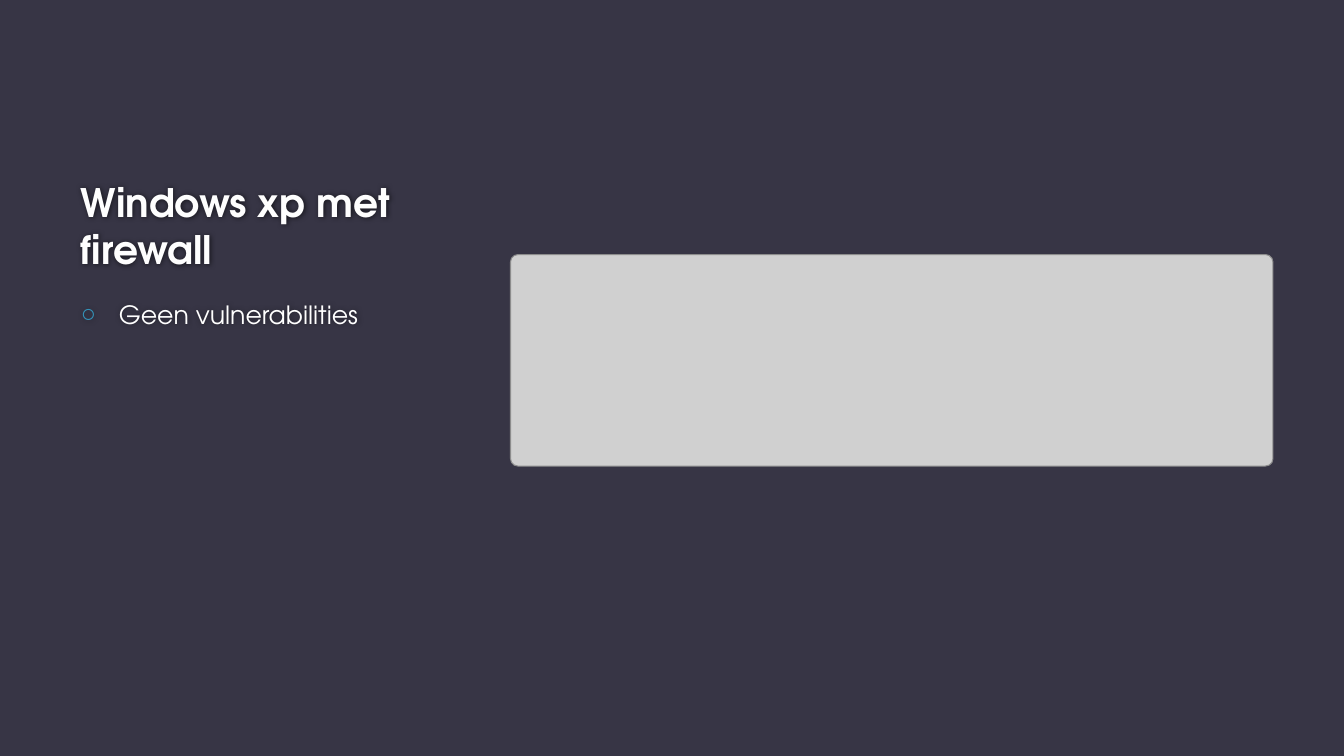
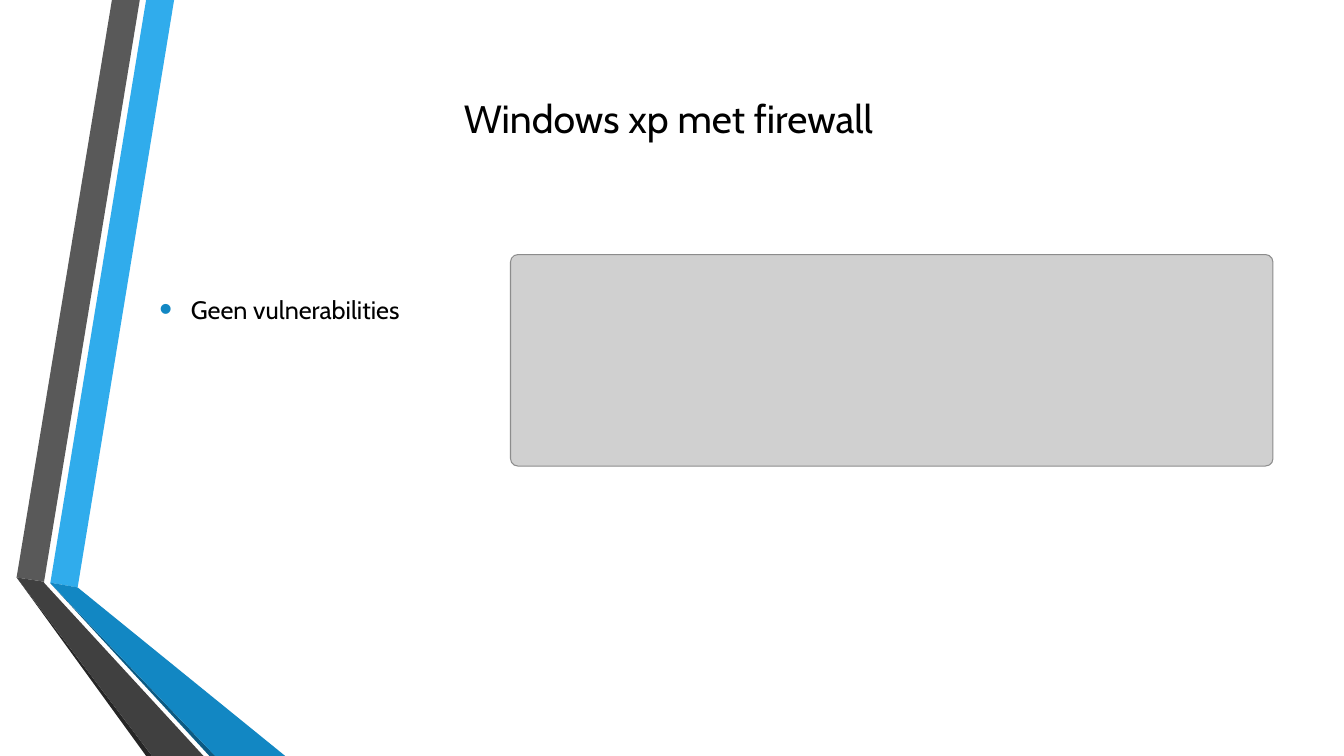
Before and after one commit to Bramelvix/Basic-Security, a slide deck: slide 4 of Opdracht BasicSecurity Systems&Networks aspect/presentatieBS.pptx. Drawn at 1344x756 pixels with LibreOffice and Linux fonts; fonts in the diff are those of the drawing; grey boxes stand for pictures; background and template pictures are left out. Boxes give left, top, right and bottom in pixels: in the first picture for what was removed or moved away, otherwise in the second. Text is boxed around its words. In the diff, an @@ line names an element or a change of style, - is before the commit and + after.

Commit message:
De presentatie een lichte kleur gegeven en ervoor gezorgd dat er geen wrap problemen zijn.

```diff
--- a/Opdracht BasicSecurity Systems&Networks aspect/presentatieBS.pptx
+++ b/Opdracht BasicSecurity Systems&Networks aspect/presentatieBS.pptx
@@ background #373545 to picture (left out) @@
@@ title "Windows xp met firewall" moved from (x1=81, y1=187, x2=391, y2=265) to (x1=464, y1=103, x2=873, y2=143) @@
@@ title "Windows xp met firewall" at (x1=464, y1=103, x2=873, y2=143): font TeX Gyre Adventor to Cabin, text colour #FEFEFE to #000000, bold off; alignment left to centre; vertical alignment bottom to middle @@
@@ text "Geen vulnerabilities" moved from (x1=119, y1=305, x2=358, y2=325) to (x1=191, y1=300, x2=399, y2=320) @@
@@ text "Geen vulnerabilities" at (x1=191, y1=300, x2=399, y2=320): font TeX Gyre Adventor to Cabin, text colour #FFFFFF to #000000; bullet ○ to •; bullet colour #3494BA to #1287C3 @@
@@ group added at (x1=16, y1=0, x2=285, y2=756): 6 freeform shapes @@
```
Also in this commit, not shown: 18 other slides changed, 7 other files.
